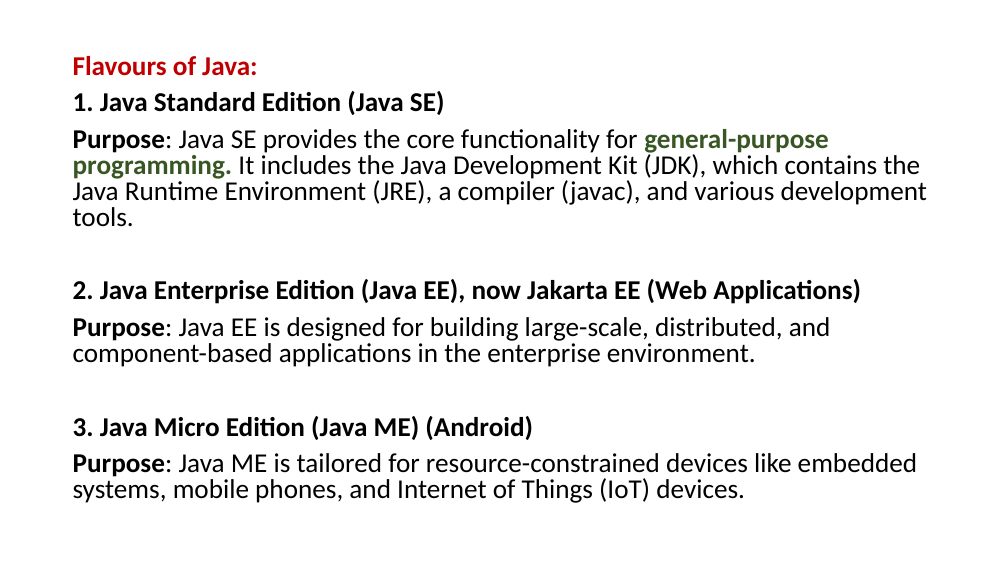
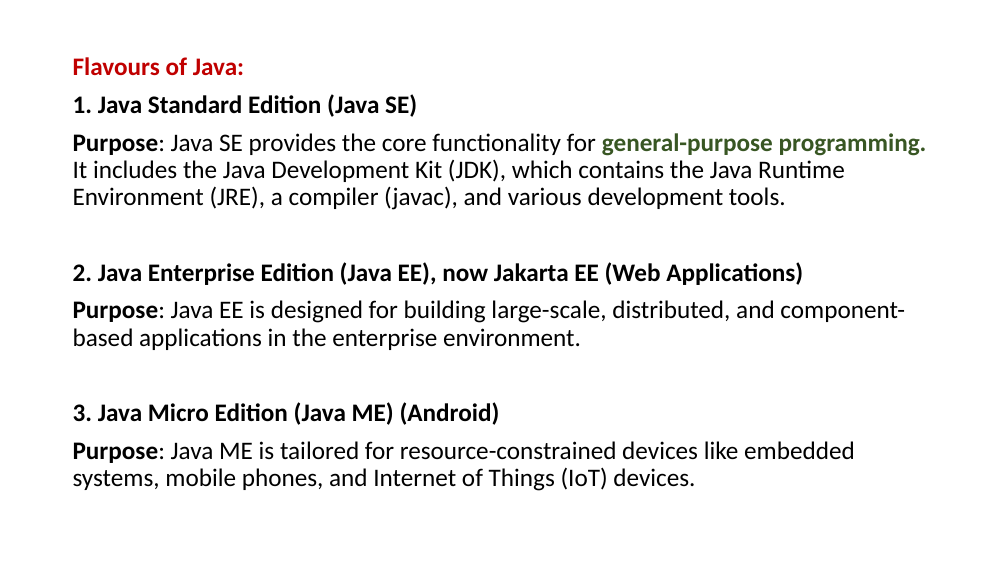
Before and after one commit to PRAMOD-VISHNU-NAIK/MCA-2nd-Sem-Shridevi-College, a slide deck: slide 17 of Theory Class-Notes/Java MCA-2.pptx (slide 16 before the commit). Drawn at 1008x567 pixels with LibreOffice and Linux fonts; fonts in the diff are those of the drawing. Boxes give left, top, right and bottom in pixels: in the first picture for what was removed or moved away, otherwise in the second. Text is boxed around its words. In the diff, an @@ line names an element or a change of style, - is before the commit and + after.

```diff
--- a/Theory Class-Notes/Java MCA-2.pptx
+++ b/Theory Class-Notes/Java MCA-2.pptx
@@ text "Flavours of Java:" at (73,57,927,491): size 25.9 to 24 pt; line spacing 0.8 to 0.9 @@
```
Also in this commit, not shown: 2 other slides changed, 18 slides added, 2 other files.
